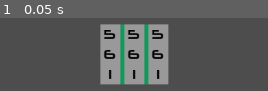
Above: before the commit, frame 1.
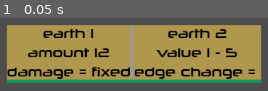
Above: after the commit, the same moment.

Repository: Pe3Hu/aitua
Game: Godot game, scene res://scene/0/game.tscn
Same seed, same stepped clock (60 frames per second), same inputs: the game is played once before the commit and once after it.
Inputs:
- Up to frame 1 (0.05 s): no input

The runs differ from the first frame. In frame 1, 76% of the frame differs, in the area x 2-98%, y 8-92%.

Commit message:
date version 0.0012
1. Book, Page scenes added
2. Added preemptive use of the second Book slot

Diff:
--- a/asset/json/aitua_spell.json
+++ b/asset/json/aitua_spell.json
@@ -1,46 +1,109 @@
 [
- {
-  "title": "water 1",
-  "element": "water",
-  "slot": 1,
-  "condition type": "series",
-  "condition value": 2,
-  "effect impact 1": "damage",
-  "effect criterion 1": "facet sum",
-  "effect operator 1": "add",
-  "effect value 1": 0
- },
- {
-  "title": "wind 1",
-  "element": "wind",
-  "slot": 1,
-  "condition type": "amount",
-  "condition value": 7,
-  "effect impact 1": "damage",
-  "effect criterion 1": "number of cubes",
-  "effect operator 1": "multiply",
-  "effect value 1": 2
- },
- {
-  "title": "fire 1",
-  "element": "fire",
-  "slot": 1,
-  "condition type": "duplicate",
-  "condition value": "any",
-  "effect impact 1": "damage",
-  "effect criterion 1": "maximum facet",
-  "effect operator 1": "multiply",
-  "effect value 1": 2
- },
- {
-  "title": "earth 1",
-  "element": "earth",
-  "slot": 1,
-  "condition type": "amount",
-  "condition value": 8,
-  "effect impact 1": "damage",
-  "effect criterion 1": "no",
-  "effect operator 1": "add",
-  "effect value 1": 6
- }
+	{
+		"title": "water 1",
+		"element": "water",
+		"slot": 1,
+		"condition type": "series",
+		"condition value min": 2,
+		"condition value max ": 2,
+		"charge": 2,
+		"effect impact 1": "damage",
+		"effect criterion 1": "sum of facets",
+		"effect operator 1": "add",
+		"effect value 1": 0
+	},
+	{
+		"title": "water 2",
+		"element": "water",
+		"slot": 2,
+		"condition type": "value",
+		"condition value min": 3,
+		"condition value max ": 4,
+		"charge": 2,
+		"effect impact 1": "edge change",
+		"effect criterion 1": "no",
+		"effect operator 1": "shift",
+		"effect value 1": 1
+	},
+	null,
+	{
+		"title": "wind 1",
+		"element": "wind",
+		"slot": 1,
+		"condition type": "amount",
+		"condition value min": 7,
+		"condition value max ": 7,
+		"charge": 2,
+		"effect impact 1": "damage",
+		"effect criterion 1": "number of dices",
+		"effect operator 1": "multiply",
+		"effect value 1": 2
+	},
+	{
+		"title": "wind 2",
+		"element": "wind",
+		"slot": 2,
+		"condition type": "value",
+		"condition value min": 3,
+		"condition value max ": 6,
+		"charge": 2,
+		"effect impact 1": "add dice",
+		"effect criterion 1": "no",
+		"effect operator 1": "facet donor",
+		"effect value 1": 1
+	},
+	null,
+	{
+		"title": "fire 1",
+		"element": "fire",
+		"slot": 1,
+		"condition type": "duplet",
+		"condition value min": "any",
+		"condition value max ": "any",
+		"charge": 2,
+		"effect impact 1": "damage",
+		"effect criterion 1": "maximum facet",
+		"effect operator 1": "multiply",
+		"effect value 1": 2
+	},
+	{
+		"title": "fire 2",
+		"element": "fire",
+		"slot": 2,
+		"condition type": "parity",
+		"condition value min": "even",
+		"condition value max ": "even",
+		"charge": 3,
+		"effect impact 1": "add dice",
+		"effect criterion 1": "no",
+		"effect operator 1": "facet donor",
+		"effect value 1": "half edge"
+	},
+	null,
+	{
+		"title": "earth 1",
+		"element": "earth",
+		"slot": 1,
+		"condition type": "amount",
+		"condition value min": 12,
+		"condition value max ": 12,
+		"charge": 2,
+		"effect impact 1": "damage",
+		"effect criterion 1": "fixed",
+		"effect operator 1": "add",
+		"effect value 1": 10
+	},
+	{
+		"title": "earth 2",
+		"element": "earth",
+		"slot": 2,
+		"condition type": "value",
+		"condition value min": 1,
+		"condition value max ": 5,
+		"charge": 3,
+		"effect impact 1": "edge change",
+		"effect criterion 1": "no",
+		"effect operator 1": "growth",
+		"effect value 1": 1
+	}
 ]
--- /dev/null
+++ b/scene/1/book.gd
@@ -0,0 +1,39 @@
+extends MarginContainer
+
+
+@onready var active = $Pages/Active
+@onready var archive = $Pages/Archive
+
+
+func reset() -> void:
+	for page in active.get_children():
+		active.remove_child(page)
+		page.queue_free()
+
+	for page in archive.get_children():
+		archive.remove_child(page)
+		page.queue_free()
+
+
+func add_page(title_: String) -> void:
+	var description = Global.dict.spell.title[title_]
+	var page = Global.scene.page.instantiate()
+	archive.add_child(page)
+	page.name = title_
+	page.fill_labels()
+
+
+func page_archiving(page_: MarginContainer) -> void:
+	var slot = Global.dict.spell.title[page_.title.text].slot
+	active.remove_child(page_)
+	archive.add_child(page_)
+	var page = Global.scene.page.instantiate()
+	active.add_child(page)
+	active.move_child(page, slot)
+
+
+func page_activation(page_: MarginContainer) -> void:
+	var slot = Global.dict.spell.title[page_.title.text].slot
+	archive.remove_child(page_)
+	active.add_child(page_)
+	active.move_child(page_, slot)
--- /dev/null
+++ b/scene/1/book.tscn
@@ -0,0 +1,49 @@
+[gd_scene load_steps=4 format=3 uid="uid://bbdihog0fhdjo"]
+
+[ext_resource type="Script" path="res://scene/1/book.gd" id="1_bala3"]
+[ext_resource type="FontFile" uid="uid://8erc6oqf1hw7" path="res://asset/font/neuropolitical rg.otf" id="1_wuavk"]
+
+[sub_resource type="StyleBoxFlat" id="StyleBoxFlat_7paps"]
+
+[node name="Book" type="MarginContainer"]
+custom_minimum_size = Vector2(50, 50)
+anchors_preset = 8
+anchor_left = 0.5
+anchor_top = 0.5
+anchor_right = 0.5
+anchor_bottom = 0.5
+offset_left = -20.0
+offset_top = -20.0
+offset_right = 20.0
+offset_bottom = 20.0
+grow_horizontal = 2
+grow_vertical = 2
+size_flags_horizontal = 4
+size_flags_vertical = 4
+script = ExtResource("1_bala3")
+
+[node name="BG" type="Panel" parent="."]
+layout_mode = 2
+theme_override_styles/panel = SubResource("StyleBoxFlat_7paps")
+
+[node name="Label" type="Label" parent="."]
+visible = false
+layout_mode = 2
+size_flags_horizontal = 4
+theme_override_colors/font_color = Color(0, 0, 0, 1)
+theme_override_fonts/font = ExtResource("1_wuavk")
+horizontal_alignment = 1
+vertical_alignment = 1
+
+[node name="Pages" type="VBoxContainer" parent="."]
+layout_mode = 2
+alignment = 1
+
+[node name="Active" type="HBoxContainer" parent="Pages"]
+layout_mode = 2
+alignment = 1
+
+[node name="Archive" type="HBoxContainer" parent="Pages"]
+visible = false
+layout_mode = 2
+alignment = 1
--- /dev/null
+++ b/scene/1/page.gd
@@ -0,0 +1,47 @@
+extends MarginContainer
+
+
+@onready var title = $VBox/Title
+@onready var condition = $VBox/Condition
+@onready var effects = $VBox/Effects
+
+var charge = null
+
+
+func fill_labels() -> void:
+	title.text = str(name)
+	var description = Global.dict.spell.title[title.text]
+	charge = description.charge
+	var value = str(description.condition.value.min)
+
+	if description.condition.value.min != description.condition.value.max:
+		value += " - " + str(description.condition.value.max)
+
+	condition.text = description.condition.type + " " + value
+
+
+	for index in description.effect:
+		var effect = title.duplicate()
+		effects.add_child(effect)
+		var data = description.effect[index]
+
+		effect.text = data.impact + " = "
+
+		if data.criterion != "no":
+			effect.text += data.criterion
+
+		match typeof(data.value):
+			TYPE_FLOAT:
+				if data.value != 0:
+					match data.operator:
+						"add":
+							effect.text += " + "
+						"multiply":
+							effect.text += " * "
+						"shift":
+							effect.text += data.operator + " "
+
+					effect.text += str(data.value)
+			TYPE_STRING:
+				#if data.value == "half edge":
+				effect.text += data.value
--- /dev/null
+++ b/scene/1/page.tscn
@@ -0,0 +1,51 @@
+[gd_scene load_steps=4 format=3 uid="uid://dn8cougch8mgt"]
+
+[ext_resource type="FontFile" uid="uid://8erc6oqf1hw7" path="res://asset/font/neuropolitical rg.otf" id="1_jobq5"]
+[ext_resource type="Script" path="res://scene/1/page.gd" id="1_xsyi0"]
+
+[sub_resource type="StyleBoxFlat" id="StyleBoxFlat_7paps"]
+bg_color = Color(0.686275, 0.592157, 0.301961, 1)
+
+[node name="Page" type="MarginContainer"]
+custom_minimum_size = Vector2(50, 50)
+anchors_preset = 8
+anchor_left = 0.5
+anchor_top = 0.5
+anchor_right = 0.5
+anchor_bottom = 0.5
+offset_left = -20.0
+offset_top = -20.0
+offset_right = 20.0
+offset_bottom = 20.0
+grow_horizontal = 2
+grow_vertical = 2
+size_flags_horizontal = 4
+size_flags_vertical = 4
+script = ExtResource("1_xsyi0")
+
+[node name="BG" type="Panel" parent="."]
+layout_mode = 2
+theme_override_styles/panel = SubResource("StyleBoxFlat_7paps")
+
+[node name="VBox" type="VBoxContainer" parent="."]
+layout_mode = 2
+
+[node name="Title" type="Label" parent="VBox"]
+layout_mode = 2
+size_flags_horizontal = 4
+theme_override_colors/font_color = Color(0, 0, 0, 1)
+theme_override_fonts/font = ExtResource("1_jobq5")
+horizontal_alignment = 1
+vertical_alignment = 1
+
+[node name="Condition" type="Label" parent="VBox"]
+layout_mode = 2
+size_flags_horizontal = 4
+theme_override_colors/font_color = Color(0, 0, 0, 1)
+theme_override_fonts/font = ExtResource("1_jobq5")
+horizontal_alignment = 1
+vertical_alignment = 1
+
+[node name="Effects" type="VBoxContainer" parent="VBox"]
+layout_mode = 2
+alignment = 1
--- a/scene/1/spellcaster.gd
+++ b/scene/1/spellcaster.gd
@@ -1,11 +1,12 @@
 extends MarginContainer
 
 
-@onready var dices = $Dices
+@onready var book = $VBox/Book
+@onready var dices = $VBox/Dices
 
 
 var mana = 3
-var spell = null
+var element = null
 var values = {}
 var repeats = 0
 
@@ -17,23 +18,41 @@
 	for _i in mana:
 		var dice = Global.scene.dice.instantiate()
 		dices.add_child(dice)
-
-	test_all_spells()
-
-#	var values_ = [5,5,1,1]
-#	flip_dices(values_)
-#
-#	if check_spell_condition():
-#		apply_spell()
+		dice.temp = false
+
+	#test_all_spells()
+
+	element = "earth"
+	fill_book()
+	var values_ = [6,4,2]
+	flip_dices(values_)
+	use_second_slot()
+
+	if check_spell_condition():
+		use_primary_slot()
+
+
+func fill_book() -> void:
+	book.reset()
+
+	for title in Global.dict.spell.title:
+		var description = Global.dict.spell.title[title]
+
+		if description.element == element:
+			book.add_page(title)
+
+	for page in book.archive.get_children():
+		book.page_activation(page)
+	#var page = book.archive.get_child(0)
 
 
 func test_all_spells() -> void:
-	for title in Global.dict.spell.title:
-		spell = title
+	for element_ in Global.arr.element:
+		element = element_
+		fill_book()
 		roll_all_substitution()
-		Global.stat.spell.damage[spell] /= Global.dict.substitution["6"]["3"]
-		print([spell, Global.stat.spell.damage[spell]])
-
+		Global.stat.element.damage[element] /= Global.dict.substitution["6"]["3"]
+		print([element, Global.stat.element.damage[element]])
 
 
 func roll_all_substitution() -> void:
@@ -41,45 +60,180 @@
 		var edges = Global.arr.dice.substitution[mana][substitution].edges
 		repeats = Global.arr.dice.substitution[mana][substitution].repeats
 		flip_dices(edges)
-
-		if check_spell_condition():
-			apply_spell()
+		use_second_slot()
+		var primary = book.active.get_child(0)
+		print(primary.name, edges, values)
+
+		while check_spell_condition() and primary.charge > 0:
+			use_primary_slot()
 
 
 func flip_dices(values_: Array) -> void:
 	values.total = []
-
-	for _i in dices.get_child_count():
+	values.current = []
+
+	for _i in range(dices.get_child_count()-1, -1, -1):
 		var dice = dices.get_child(_i)
-		var value = values_[_i]
-		dice.flip_to_value(value)
+
+		if _i < values_.size():
+			var value = values_[_i]
+			dice.flip_to_value(value)
+
+		if dice.temp:
+			dice.crush()
+
+	update_total_values()
+
+
+func update_total_values() -> void:
+	values.total = []
+
+	for dice in dices.get_children():
+		var value = dice.get_current_facet_value()
 		values.total.append(value)
+
+
+func use_second_slot() -> void:
+	var primary = book.active.get_child(0)
+	var second = book.active.get_child(1)
+	var description = {}
+	description.primary = Global.dict.spell.title[primary.name]
+	description.second = Global.dict.spell.title[second.name]
+	var end = false
+
+	while second.charge > 0 and !end:
+		end = true
+
+		match description.primary.condition.type:
+			"series":
+				var series = get_series()
+
+				if series.size() > 1 and description.primary.condition.value.min > series.front().size():
+					match description.second.effect["1"].operator:
+						"shift":
+							var max_shift = second.charge * description.second.effect["1"].value
+							var extension = series[0].back() - 1
+							var nearest = series[1].front()
+
+							if extension - nearest <= max_shift:
+								var shift = extension - nearest
+								second.charge -= shift
+								var dice = find_dice_by_facet_value(nearest)
+
+								if dice != null:
+									dice.flip_to_value(extension)
+									update_total_values()
+									end = false
+			"amount":
+				match description.primary.effect["1"].criterion:
+					"number of dices":
+						var lowest = get_lowest_values(values.total)
+
+						match description.second.effect["1"].operator:
+							"facet donor":
+								var donors = get_donors(lowest, description.second)
+
+								if !donors.is_empty():
+									add_temp_dice(donors.front(), description.second)
+									second.charge -= 1
+									end = false
+					"fixed":
+						match description.second.effect["1"].operator:
+							"growth":
+								var lowest = get_lowest_values(values.total)
+								var donors = get_donors(lowest, description.second)
+
+								if !donors.is_empty():
+									var donor = donors.front()
+									var dice = find_dice_by_facet_value(donor)
+									var value = donor + description.second.effect["1"].value
+									dice.flip_to_value(value)
+									update_total_values()
+									second.charge -= 1
+									end = false
+			"duplet":
+				match description.second.condition.type:
+					"parity":
+						match description.second.effect["1"].operator:
+							"facet donor":
+								var donors = get_donors(values.total, description.second)
+
+								if !donors.is_empty():
+									add_temp_dice(donors.front(), description.second)
+									second.charge -= 1
+									end = false
+
+
+func find_dice_by_facet_value(value_: int) -> Variant:
+	for dice in dices.get_children():
+		if dice.get_current_facet_value() == value_:
+			return dice
+
+	return null
+
+
+func get_donors(values_: Array, description_: Dictionary) -> Array:
+	var donors = []
+
+	for value in values_:
+		var flag = false
+		match description_.condition.type:
+			"value":
+				flag = description_.condition.value.min <= value and description_.condition.value.max >= value
+			"parity":
+				var parity = value % 2
+				flag = parity == 1 and description_.condition.value.min == "odd" or parity == 0 and description_.condition.value.min == "even"
+
+		if flag:
+			donors.append(value)
+
+	return donors
+
+
+func add_temp_dice(donor_: int, description_: Dictionary) -> void:
+	var value = null
+
+	match typeof(description_.effect["1"].value):
+		TYPE_STRING:
+			match description_.effect["1"].value:
+				"half edge":
+					value = donor_ / 2
+		TYPE_INT:
+			value = description_.effect["1"].value
+
+	var donor = find_dice_by_facet_value(donor_)
+	donor.flip_to_value(donor_ - value)
+	var dice = Global.scene.dice.instantiate()
+	dices.add_child(dice)
+	dice.flip_to_value(value)
+	update_total_values()
 
 
 func check_spell_condition() -> bool:
 	values.current = []
 	fill_facets_values()
-	var description = Global.dict.spell.title[spell]
-	var condition = Global.dict.spell.title[spell].condition
+	var primary = book.active.get_child(0).name
+	var condition = Global.dict.spell.title[primary].condition
 
 	match condition.type:
 		"series":
-			values.current = get_series()
-
-			if values.current.size() >= condition.value:
-				while values.current.size() > condition.value:
+			values.current = get_longest_series()
+
+			if values.current.size() >= condition.value.min:
+				while values.current.size() > condition.value.min:
 					values.current.pop_back()
 			else:
 				values.current = []
+
 		"amount":
 			var amount = 0
 
 			for value in values.total:
 				amount += value
 
-			if amount >= condition.value:
+			if amount >= condition.value.min:
 				values.current.append_array(values.total)
-		"duplicate":
+		"duplet":
 			values.current = get_duplicate()
 
 	return !values.current.is_empty()
@@ -115,6 +269,11 @@
 
 				series.back().append(b)
 
+	return series
+
+
+func get_longest_series() -> Array:
+	var series = get_series()
 	var max = {}
 	var l = 0
 
@@ -130,25 +289,27 @@
 	return max[l].front()
 
 
-func apply_spell() -> void:
-	var description = Global.dict.spell.title[spell]
-	var type = Global.dict.spell.title[spell].condition.type
-
-	for effect in Global.dict.spell.title[spell].effect:
-		var data = Global.dict.spell.title[spell].effect[effect]
+func use_primary_slot() -> void:
+	var primary = book.active.get_child(0)
+	primary.charge -= 1
+	var description = Global.dict.spell.title[primary.name]
+
+	for effect in description.effect:
+		var data = description.effect[effect]
 
 		match data.impact:
 			"damage":
 				var damage = 0
 
 				match data.criterion:
-					"facet sum":
+					"sum of facets":
 						for value in values.current:
 							damage += value
-					"number of cubes":
-						get_lowest_values()
+					"number of dices":
+						var lowest = get_lowest_values(values.current)
+						values.current = []
+						values.current.append_array(lowest)
 						damage = values.current.size()
-
 					"maximum facet":
 						for value in values.current:
 							if value > damage:
@@ -160,28 +321,39 @@
 					"multiply":
 						damage *= data.value
 
-
-				#print([values.total, damage])
-
-				if !Global.stat.spell.damage.has(spell):
-					Global.stat.spell.damage[spell] = 0.0
-
-				Global.stat.spell.damage[spell] += damage * repeats
-
-
-func get_lowest_values() -> void:
-	values.current.sort()
-	var limit = Global.dict.spell.title[spell].condition.value
-	var amount = 0
+				if damage >= 0:
+					print([primary, values.total, damage])
+
+				if !Global.stat.element.damage.has(element):
+					Global.stat.element.damage[element] = 0.0
+
+				Global.stat.element.damage[element] += damage * repeats
+
+	print(values.current)
+	while !values.current.is_empty():
+		var value = values.current.pop_front()
+		var dice = find_dice_by_facet_value(value)
+		dice.crush()
+		update_total_values()
+
+
+func get_lowest_values(values_: Array) -> Array:
 	var lowest = []
 
-	while amount < limit:
-		var value = values.current.pop_front()
-		lowest.append(value)
-		amount += value
-
-	values.current = []
-	values.current.append_array(lowest)
+	if !values_.is_empty():
+		values_.sort()
+		var primary = book.active.get_child(0).name
+		var limit = Global.dict.spell.title[primary].condition.value.min
+		var amount = 0
+		var temp = []
+		temp.append_array(values_)
+
+		while amount < limit and !temp.is_empty():
+			var value = temp.pop_front()
+			lowest.append(value)
+			amount += value
+
+	return lowest
 
 
 func get_duplicate() -> Array:
--- a/scene/1/spellcaster.tscn
+++ b/scene/1/spellcaster.tscn
@@ -1,7 +1,8 @@
-[gd_scene load_steps=4 format=3 uid="uid://b5hh0epe38kxe"]
+[gd_scene load_steps=5 format=3 uid="uid://b5hh0epe38kxe"]
 
 [ext_resource type="FontFile" uid="uid://8erc6oqf1hw7" path="res://asset/font/neuropolitical rg.otf" id="1_4hdeu"]
 [ext_resource type="Script" path="res://scene/1/spellcaster.gd" id="1_voffy"]
+[ext_resource type="PackedScene" uid="uid://bbdihog0fhdjo" path="res://scene/1/book.tscn" id="3_u08lg"]
 
 [sub_resource type="StyleBoxFlat" id="StyleBoxFlat_7paps"]
 bg_color = Color(0.0666667, 0.6, 0.360784, 1)
@@ -36,7 +37,13 @@
 horizontal_alignment = 1
 vertical_alignment = 1
 
-[node name="Dices" type="HBoxContainer" parent="."]
+[node name="VBox" type="VBoxContainer" parent="."]
+layout_mode = 2
+
+[node name="Book" parent="VBox" instance=ExtResource("3_u08lg")]
+layout_mode = 2
+
+[node name="Dices" type="HBoxContainer" parent="VBox"]
 layout_mode = 2
 theme_override_constants/separation = 5
 alignment = 1
--- a/scene/2/dice.gd
+++ b/scene/2/dice.gd
@@ -14,6 +14,7 @@
 var faces = 6
 var skip = true#false true
 var anchor = null
+var temp = true
 
 
 func init(faces_: int) -> void:
@@ -36,7 +37,7 @@
 
 func update_size() -> void:
 	var vector = Global.vec.size.facet#Vector2(facets.get_child(0).size)
-	vector.y *= 3
+	vector.y *= 1
 	custom_minimum_size = vector
 
 
@@ -115,10 +116,10 @@
 	for facet in facets.get_children():
 		if facet.value == value_:
 			var index = facet.get_index()
-			var step = 2 - index
+			var step = 1 - index
 
 			if step < 0:
-				step = facets.get_child_count() - index + 2
+				step = facets.get_child_count() - index + 1
 
 			for _j in step:
 				pop_up()
@@ -127,5 +128,10 @@
 
 
 func get_current_facet_value() -> int:
-	var facet =  facets.get_child(2)
+	var facet =  facets.get_child(1)
 	return facet.value
+
+
+func crush() -> void:
+	get_parent().remove_child(self)
+	queue_free()
--- a/script/Global.gd
+++ b/script/Global.gd
@@ -27,6 +27,7 @@
 
 func init_arr() -> void:
 	arr.edge = [1, 2, 3, 4, 5, 6]
+	arr.element = ["water", "wind", "fire", "earth"]
 
 	init_dice_substitutions()
 
@@ -129,43 +130,47 @@
 	var array = load_data(path)
 
 	for data in array:
-		dict.spell.title[data.title] = {}
-		dict.spell.title[data.title].condition = {}
-		dict.spell.title[data.title].effect = {}
-
-		for key in data:
-			var words = key.rsplit(" ")
-			var flag = true
-
-			for subkey in dict.spell.title[data.title]:
-				if words.has(subkey):
-					flag = false
-
-					if subkey == "effect":
-						var index = words[2]
-						var str = words[1]
-
-						if !dict.spell.title[data.title][subkey].has(index):
-							dict.spell.title[data.title][subkey][index] = {}
-
-						dict.spell.title[data.title][subkey][index][str] = data[key]
-					else:
-						var str = ""
-
-						for _i in words.size():
-							var word = words[_i]
-
-							if word != subkey:
-								if str != "":
-									str += " "
-
-								str += word
-
-						dict.spell.title[data.title][subkey][str] = data[key]
-			if flag:
-				dict.spell.title[data.title][key] = data[key]
-
-		dict.spell.title[data.title].erase("title")
+		if data != null:
+			dict.spell.title[data.title] = {}
+			dict.spell.title[data.title].condition = {}
+			dict.spell.title[data.title].effect = {}
+
+			for key in data:
+				var words = key.rsplit(" ")
+
+				if typeof(data[key]) == TYPE_FLOAT:
+					data[key] = int(data[key])
+
+				var flag = true
+
+				for subkey in dict.spell.title[data.title]:
+					if words.has(subkey):
+						flag = false
+
+						match subkey:
+							"effect":
+								var index = words[2]
+								var str = words[1]
+
+								if !dict.spell.title[data.title][subkey].has(index):
+									dict.spell.title[data.title][subkey][index] = {}
+
+								dict.spell.title[data.title][subkey][index][str] = data[key]
+
+							"condition":
+								var str = ""
+
+								if words[1] == "value":
+									if !dict.spell.title[data.title][subkey].has(words[1]):
+										dict.spell.title[data.title][subkey][words[1]] = {}
+
+									dict.spell.title[data.title][subkey][words[1]][words[2]] = data[key]
+								else:
+									dict.spell.title[data.title][subkey][words[1]] = data[key]
+				if flag:
+					dict.spell.title[data.title][key] = data[key]
+
+			dict.spell.title[data.title].erase("title")
 
 
 func init_node() -> void:
@@ -173,14 +178,16 @@
 
 
 func init_stat() -> void:
-	stat.spell = {}
-	stat.spell.damage = {}
+	stat.element = {}
+	stat.element.damage = {}
 
 
 func init_scene() -> void:
 	#scene.hell = load("res://scene/0/hell.tscn")
 	scene.spellcaster = load("res://scene/1/spellcaster.tscn")
 	scene.spell = load("res://scene/1/spell.tscn")
+	scene.book = load("res://scene/1/book.tscn")
+	scene.page = load("res://scene/1/page.tscn")
 
 	scene.icon = load("res://scene/2/icon.tscn")
 	scene.dice = load("res://scene/2/dice.tscn")
